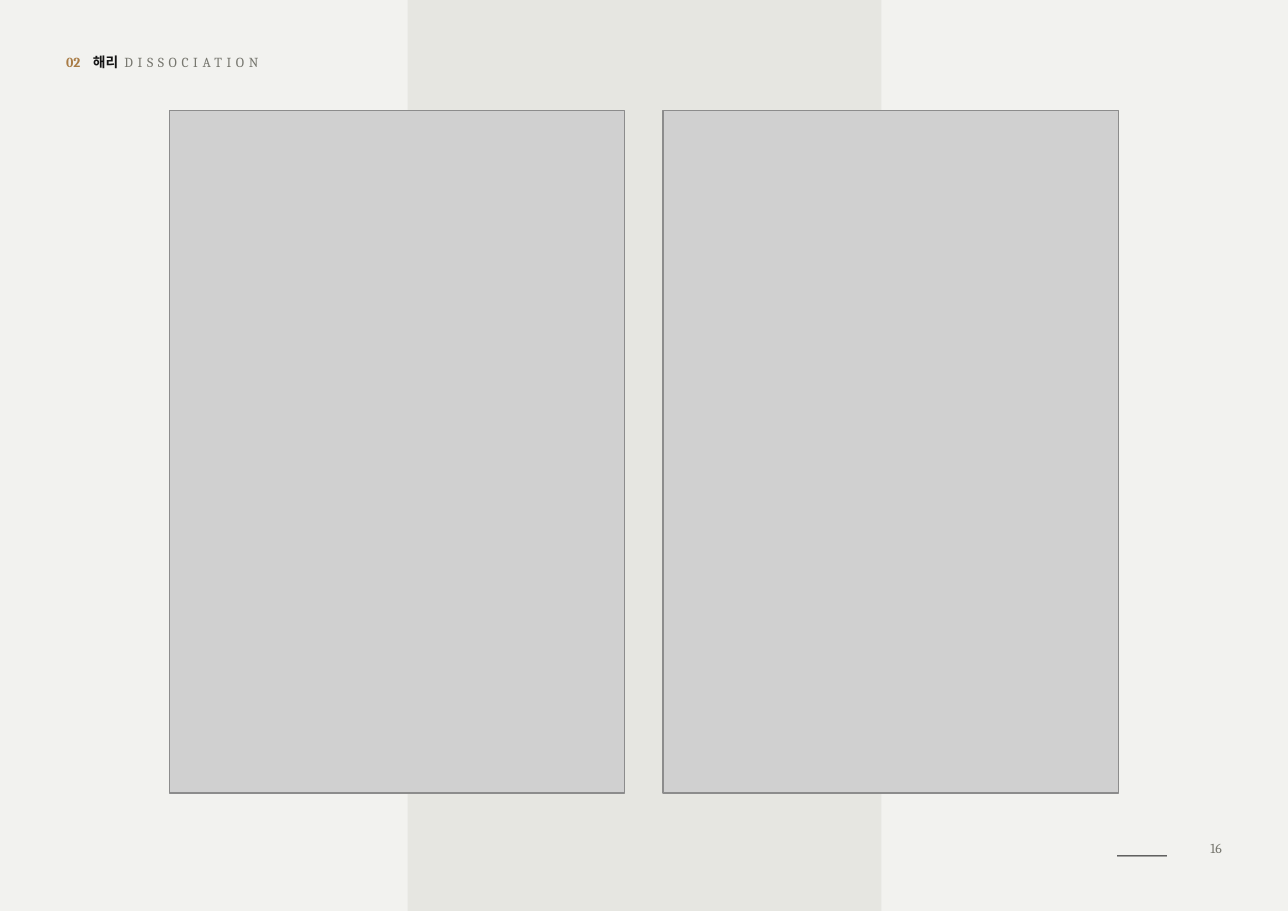
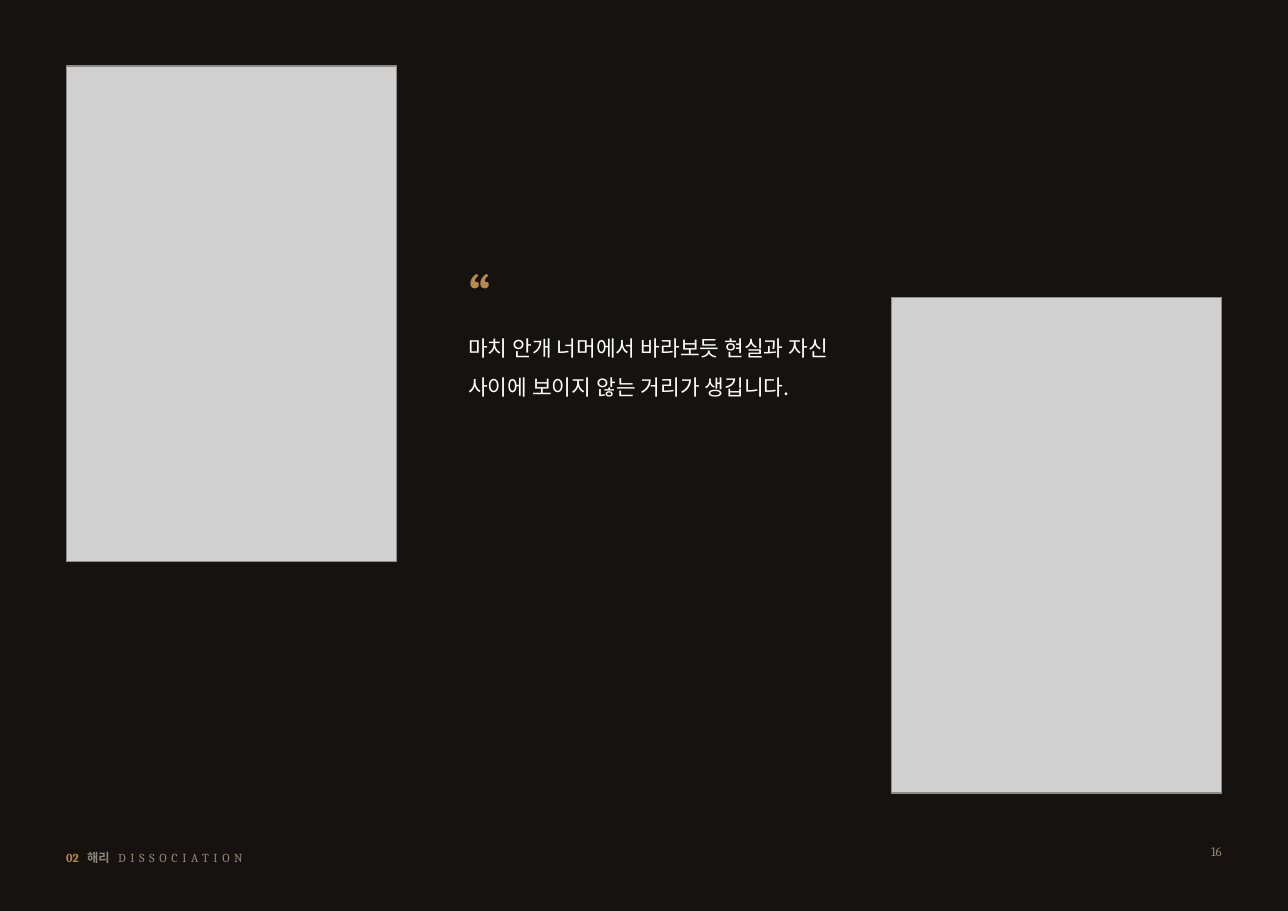
Before and after one commit to huosi012/smartview, a slide deck: slide 16 of portfolio/portfolio_A4_ko.pptx. Drawn at 1288x911 pixels with LibreOffice and Linux fonts; fonts in the diff are those of the drawing; grey boxes stand for pictures. Boxes give left, top, right and bottom in pixels: in the first picture for what was removed or moved away, otherwise in the second. Text is boxed around its words. In the diff, an @@ line names an element or a change of style, - is before the commit and + after.

```diff
--- a/portfolio/portfolio_A4_ko.pptx
+++ b/portfolio/portfolio_A4_ko.pptx
@@ background #F2F2EF to #16120F @@
@@ rectangle removed at [408, 0, 881, 911] @@
@@ picture: place and size @@
-picture at [169, 110, 624, 793]
+picture at [66, 66, 397, 562]
@@ picture: place and size @@
-picture at [663, 110, 1118, 793]
+picture at [891, 297, 1222, 793]
@@ text added at [468, 338, 827, 397], 14 pt, text #FFFFFF @@
+“
+마치 안개 너머에서 바라보듯 현실과 자신 사이에 보이지 않는 거리가 생깁니다.
@@ text "02 해리 DISSOCIATION": place and size @@
-text "02 해리 DISSOCIATION" at [66, 55, 118, 68]
+text "02 해리 DISSOCIATION" at [66, 852, 110, 863]
@@ text "02 해리 DISSOCIATION" at [66, 852, 110, 863]: size 9 to 8 pt; text colour #A97C45 to #B98A4E in "02"; text colour #141414 to #8E867B in "해리"; text colour #77776F to #8E867B in "DISSOCIATION" @@
@@ line removed from (1117, 856) to (1167, 856) @@
@@ page number at [1211, 847, 1222, 856]: size 9 to 8.5 pt, text colour #77776F to #8E867B @@
```
Also in this commit, not shown: 15 other slides changed, 4 slides added, 4 slides removed, 1 other file.
